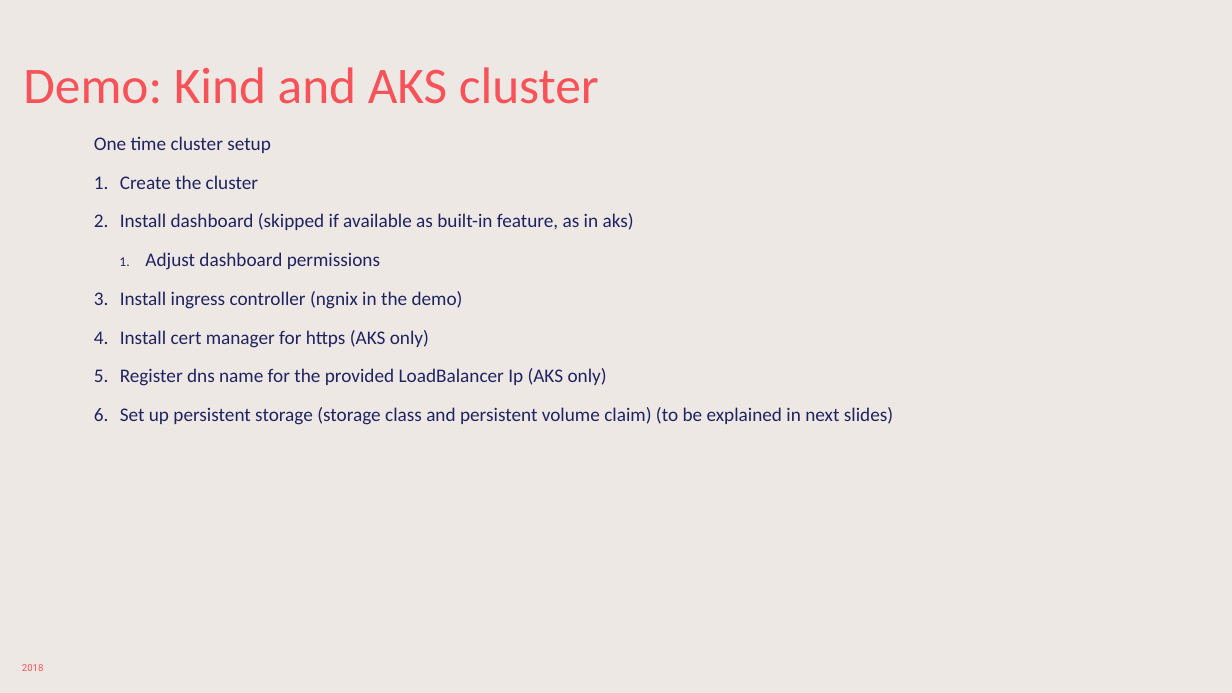
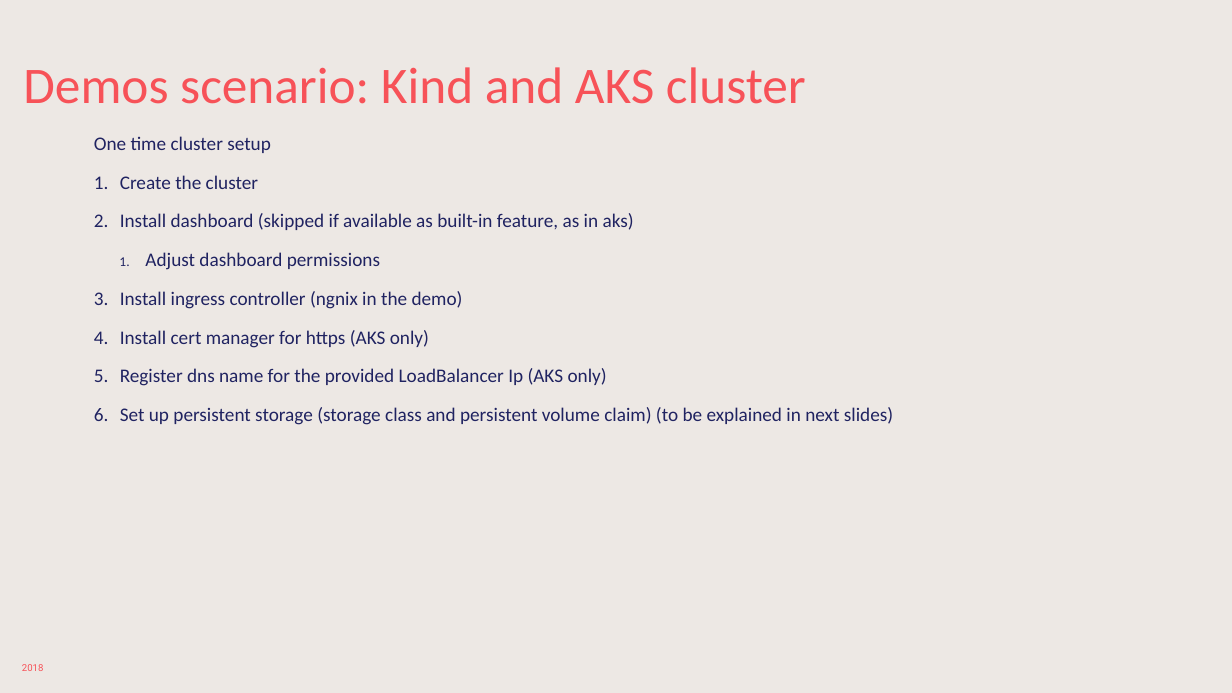
Before and after one commit to sabbadino/deltatre-community-meetups-session-3, a slide deck: slide 10 of K8s-basic.pptx (slide 15 before the commit). Drawn at 1232x693 pixels with LibreOffice and Linux fonts; fonts in the diff are those of the drawing; background and template pictures are left out. Boxes give left, top, right and bottom in pixels: in the first picture for what was removed or moved away, otherwise in the second. Text is boxed around its words. In the diff, an @@ line names an element or a change of style, - is before the commit and + after.

Commit message:
slides

```diff
--- a/K8s-basic.pptx
+++ b/K8s-basic.pptx
@@ title at <box>23,67,806,104</box>: text changed @@
-Demo: Kind and AKS cluster
+Demos scenario: Kind and AKS cluster
```
